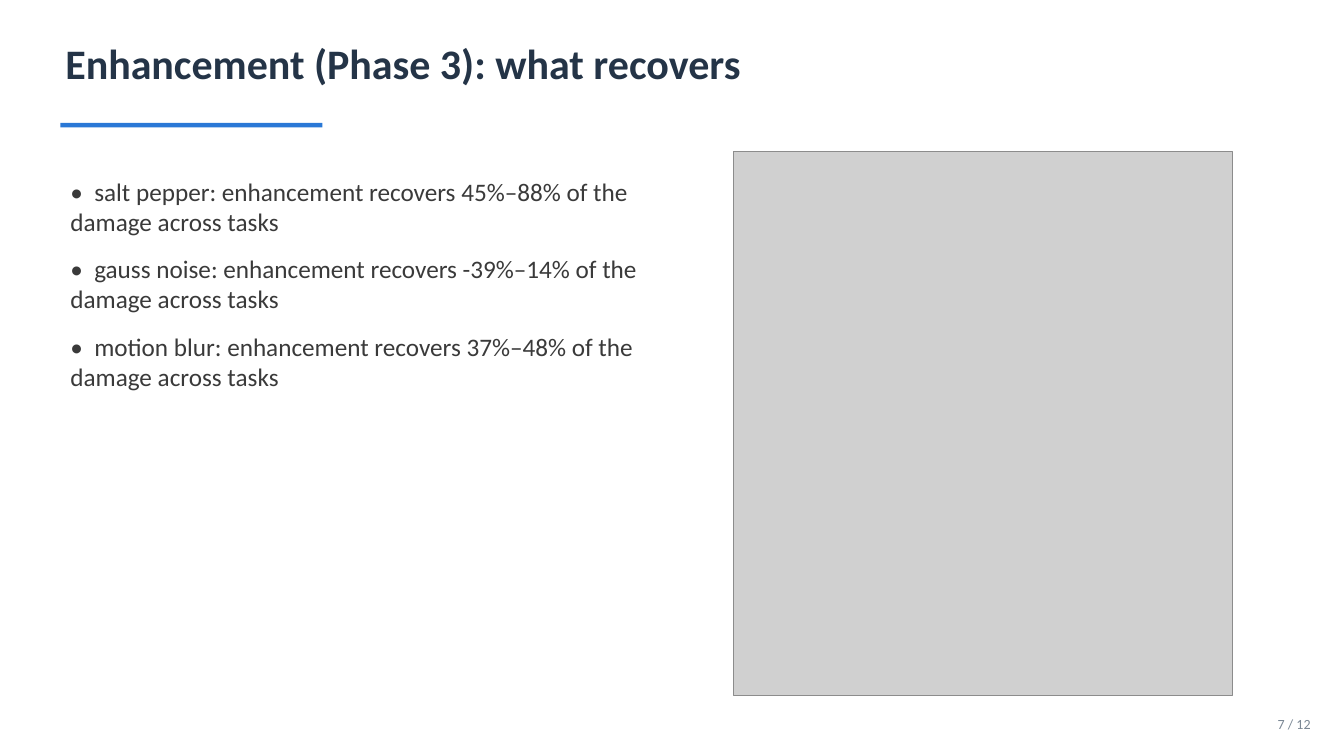
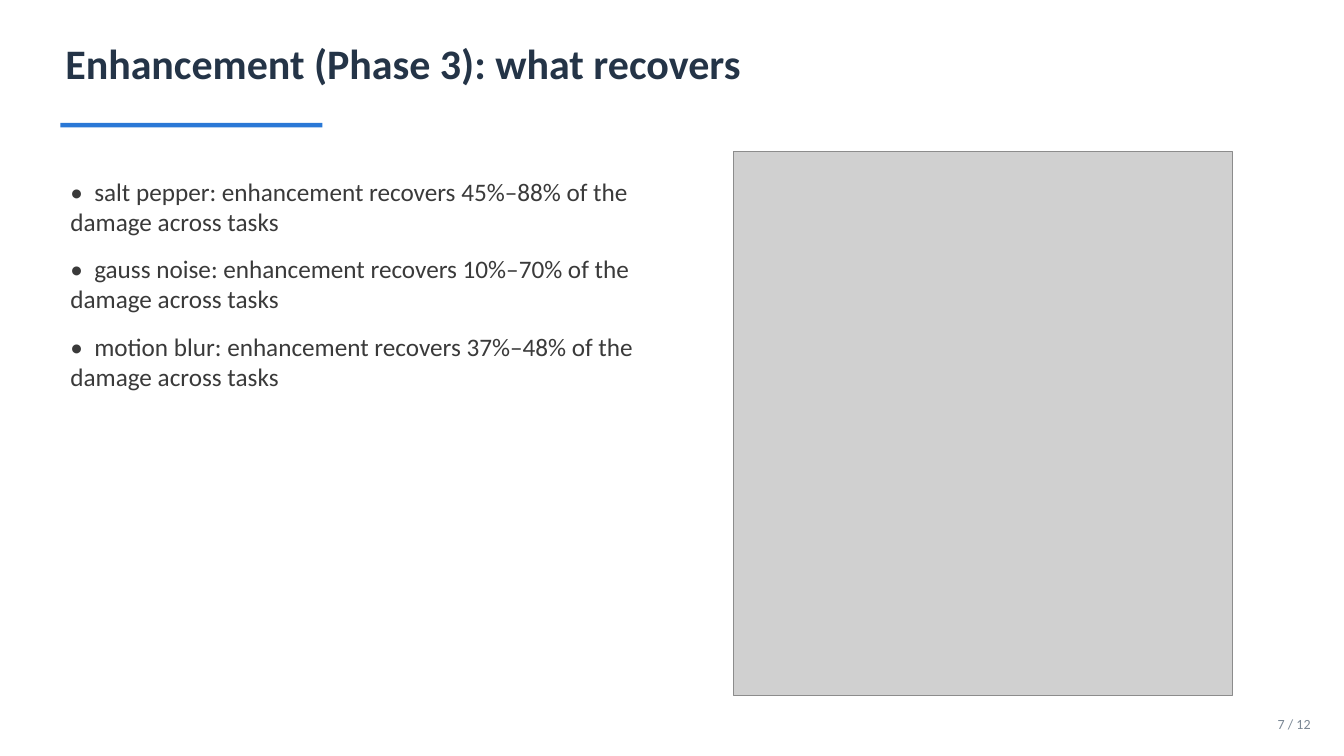
Before and after one commit to ShiraTzi/Final-Project-Image-Processing, a slide deck: slide 7 of slides/final_presentation.pptx. Drawn at 1344x756 pixels with LibreOffice and Linux fonts; fonts in the diff are those of the drawing; grey boxes stand for pictures. Boxes give left, top, right and bottom in pixels: in the first picture for what was removed or moved away, otherwise in the second. Text is boxed around its words. In the diff, an @@ line names an element or a change of style, - is before the commit and + after.

```diff
--- a/slides/final_presentation.pptx
+++ b/slides/final_presentation.pptx
@@ text at [70,260,629,313]: text changed @@
-• gauss noise: enhancement recovers -39%–14% of the damage across tasks
+• gauss noise: enhancement recovers 10%–70% of the damage across tasks
```
Also in this commit, not shown: 4 other slides changed, 58 other files.
